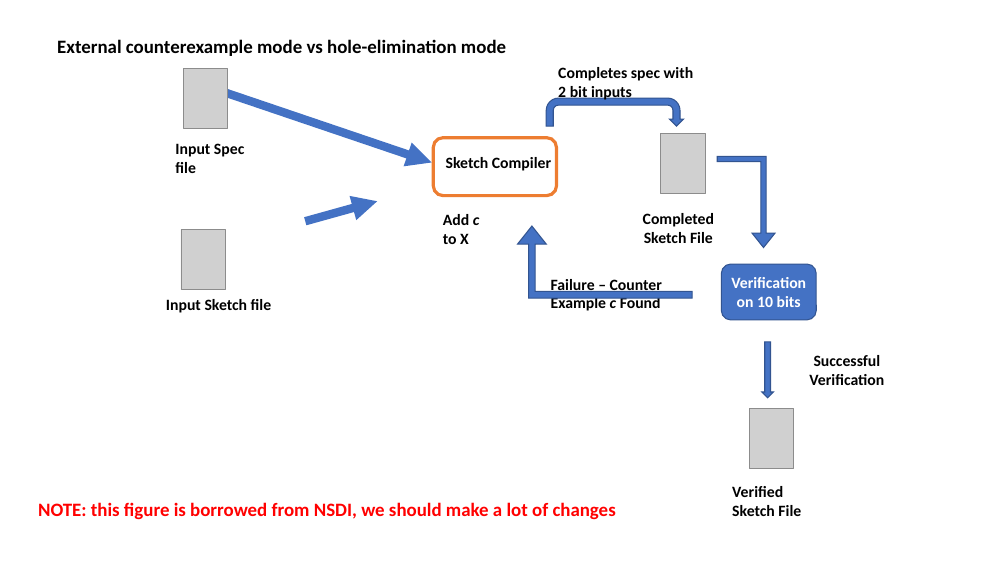
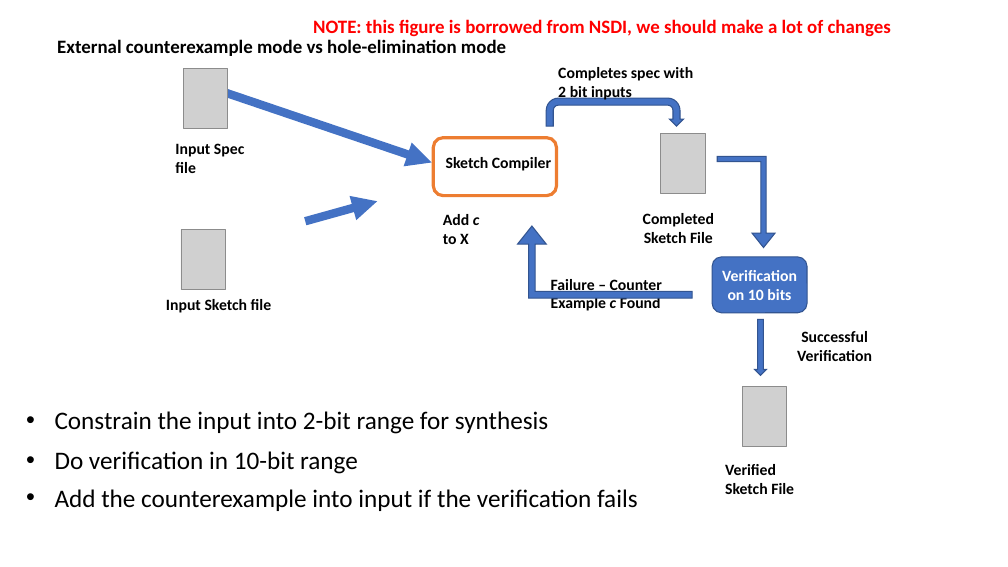
Before and after one commit to chipmunk-project/chipmunk_talk, a slide deck: slide 11 of HotNets_talk.pptx. Drawn at 1008x567 pixels with LibreOffice and Linux fonts; fonts in the diff are those of the drawing; grey boxes stand for pictures. Boxes give left, top, right and bottom in pixels: in the first picture for what was removed or moved away, otherwise in the second. Text is boxed around its words. In the diff, an @@ line names an element or a change of style, - is before the commit and + after.

```diff
--- a/HotNets_talk.pptx
+++ b/HotNets_talk.pptx
@@ text "NOTE: this figure is borrowed ...": place and size @@
-text "NOTE: this figure is borrowed ..." at [38, 502, 616, 520]
+text "NOTE: this figure is borrowed ..." at [313, 19, 891, 37]
@@ rounded rectangle "Verification on 10 bits": place and size @@
-rounded rectangle "Verification on 10 bits" at [721, 264, 817, 320]
+rounded rectangle "Verification on 10 bits" at [712, 257, 808, 313]
@@ down arrow: place and size @@
-down arrow at [762, 342, 774, 398]
+down arrow at [755, 320, 766, 376]
@@ text "Successful Verification": place and size @@
-text "Successful Verification" at [809, 355, 884, 385]
+text "Successful Verification" at [797, 331, 872, 361]
@@ picture: place and size @@
-picture at [749, 408, 794, 469]
+picture at [743, 386, 787, 447]
@@ text added at [55, 411, 548, 434], 24 pt, text #000000 @@
+• Constrain the input into 2-bit range for synthesis
@@ text added at [55, 451, 358, 474], 24 pt, text #000000 @@
+• Do verification in 10-bit range
@@ text "Verified Sketch File": place and size @@
-text "Verified Sketch File" at [732, 486, 801, 516]
+text "Verified Sketch File" at [725, 464, 794, 494]
@@ text added at [55, 489, 638, 511], 24 pt, text #000000 @@
+• Add the counterexample into input if the verification fails
```
Also in this commit, not shown: 7 other slides changed, 1 slide added, 1 other file.
